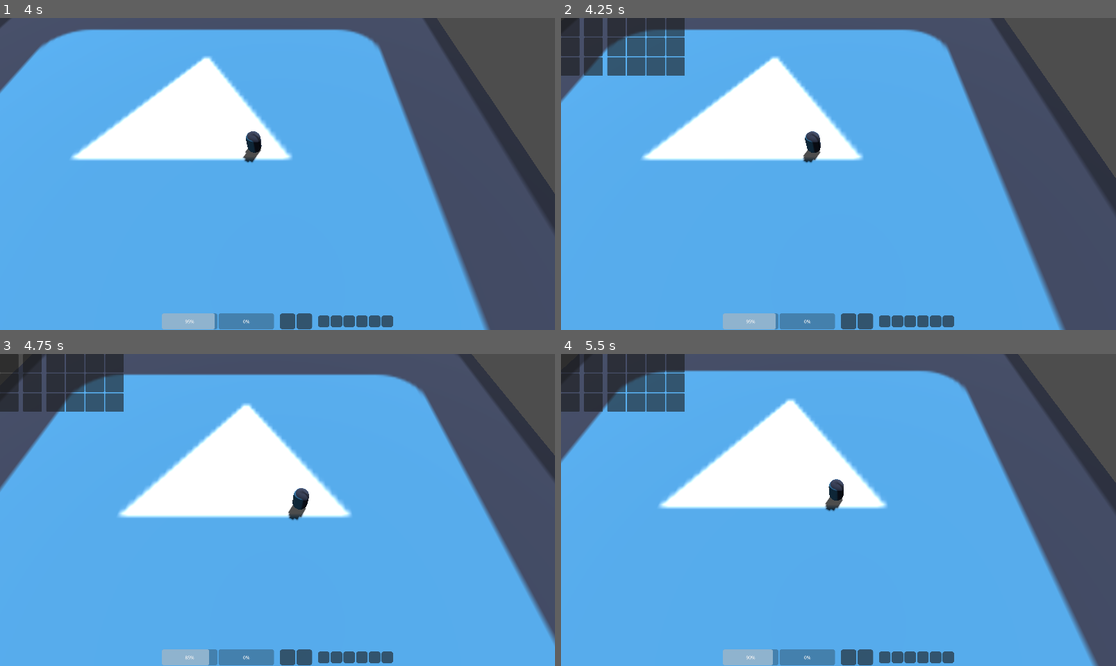
Above: before the commit, frames 1-4 (two rows, left to right).
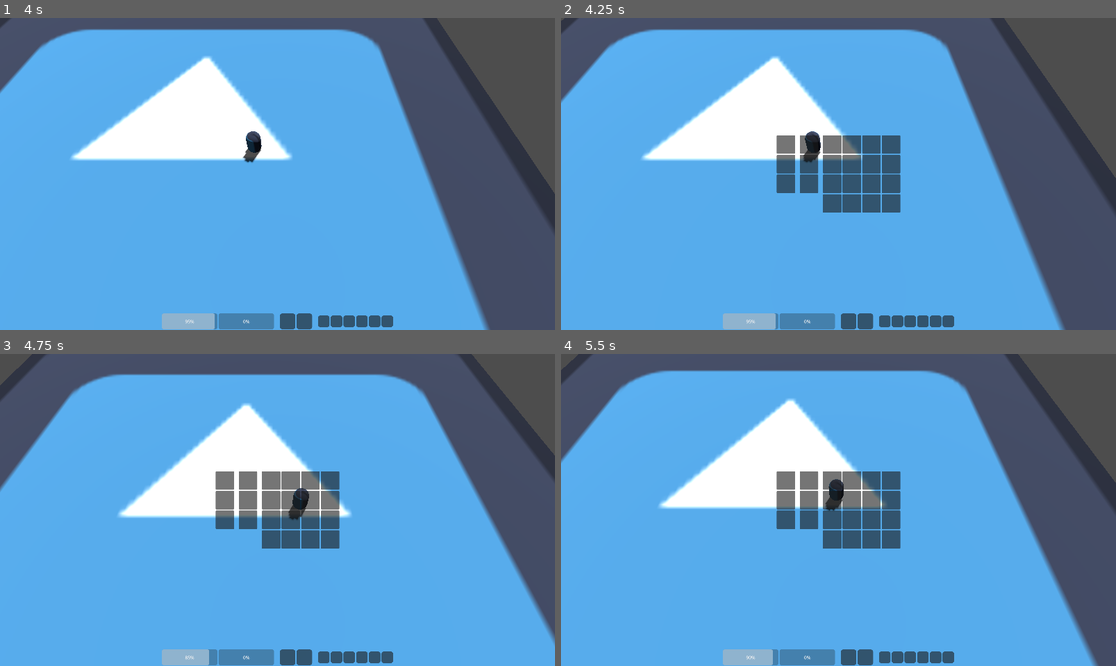
Above: after the commit, the same moments.

Repository: toledosq/godot_zombies
Game: Godot game, scene res://scenes/Main.tscn
Two runs of this game, one before a commit and one after it. Both use one fixed random seed, a clock stepped at 60 frames per second and the inputs below. The engine's default icon, where the game draws it, is replaced by a stand-in: a white triangle on a blue panel in a dark square.
Inputs (mouse positions are in pixels of both pictures, inside the frame that each line leads up to):
- Up to frame 1 (4 s): tap Enter at 0.5 s; move the mouse to (399, 158) at 0.52 s; hold D (move_right) 0.53-1.28 s; tap I (test_add_item) at 0.6, 3.6 s; move the mouse to (166, 189) at 1.27 s; hold S (move_back) 1.28-2.03 s; tap J (test_damage) at 1.35 s; move the mouse to (333, 105) at 2.02 s; hold D (move_right) 2.03-2.78 s; tap K (test_heal) at 2.1 s; move the mouse to (249, 236) at 2.77 s; hold W (move_forward) 2.78-3.53 s; tap O (test_remove_item) at 2.85 s; move the mouse to (444, 220) at 3.52 s; hold A (move_left) from 3.53 s (still down)
- Up to frame 2 (4.25 s): keep holding A (move_left); tap Tab (ui_inventory) at 4.15 s
- Up to frame 3 (4.75 s): keep holding A (move_left); move the mouse to (111, 463) at 4.27 s; tap J (test_damage) at 4.35 s
- Up to frame 4 (5.5 s): move the mouse to (866, 510) at 5.02 s; release A (move_left) at 5.03 s; hold S (move_back) from 5.03 s (still down); tap K (test_heal) at 5.1 s

Frame 1 is identical in both runs. In frame 2, 8.0% of the frame differs, in the area x 0-62%, y 0-63%; in frame 3, 7.8%; in frame 4, 8.0%.

Commit message:
Reorganize, change icon_file to Texture2D

Diff:
--- a/data/ItemLibrary.tres
+++ b/data/ItemLibrary.tres
@@ -1,6 +1,7 @@
-[gd_resource type="Resource" script_class="ItemLibrary" load_steps=11 format=3 uid="uid://djp8oxbmci8h2"]
+[gd_resource type="Resource" script_class="ItemLibrary" load_steps=12 format=3 uid="uid://djp8oxbmci8h2"]
 
 [ext_resource type="Script" uid="uid://rr53mngj40sg" path="res://items/ItemData.gd" id="1_t42ma"]
+[ext_resource type="Texture2D" uid="uid://bksny4u3uu7h7" path="res://icon.svg" id="2_hfia1"]
 [ext_resource type="Script" uid="uid://b20edmirglmiy" path="res://items/ItemLibrary.gd" id="2_wfdj4"]
 [ext_resource type="Script" uid="uid://bauxa12hln0na" path="res://items/ArmorData.gd" id="2_ydtnr"]
 [ext_resource type="Script" uid="uid://xm1j54ma2t7d" path="res://items/WeaponData.gd" id="3_hfia1"]
@@ -9,7 +10,7 @@
 script = ExtResource("2_ydtnr")
 armor_type = "light"
 id = "backpack_small"
-icon_file = "backpack_small.svg"
+icon_file = ExtResource("2_hfia1")
 scene_file = "backpack_small.tscn"
 display_name = "Small Backpack"
 description = "Has 5 slots"
@@ -39,7 +40,7 @@
 mag_size = 30
 reload_time = 4.0
 id = "wep_mp5"
-icon_file = "wep_mp5.svg"
+icon_file = ExtResource("2_hfia1")
 scene_file = "wep_mp5.tscn"
 display_name = "MP5"
 description = "A classic HK"
@@ -58,7 +59,7 @@
 [sub_resource type="Resource" id="Resource_ha0ya"]
 script = ExtResource("1_t42ma")
 id = "cons_bandage"
-icon_file = "bandage.svg"
+icon_file = ExtResource("2_hfia1")
 scene_file = "bandage.tscn"
 display_name = "Bandage"
 description = "Heals you a bit"
@@ -77,7 +78,7 @@
 armor_type = "light"
 resist_physical = 10.0
 id = "helmet_biker"
-icon_file = "helmet_biker.svg"
+icon_file = ExtResource("2_hfia1")
 scene_file = "helmet_biker.tscn"
 display_name = "Biker Helmet"
 description = "Protects the noggin"
@@ -95,7 +96,7 @@
 [sub_resource type="Resource" id="Resource_pyq2h"]
 script = ExtResource("1_t42ma")
 id = "ammo_pistol_small"
-icon_file = "ammo_pistol_small.svg"
+icon_file = ExtResource("2_hfia1")
 scene_file = "ammo_pistol_small.tscn"
 display_name = "Small Pistol Ammo"
 description = "9mm"
@@ -112,7 +113,7 @@
 [sub_resource type="Resource" id="Resource_k8ppy"]
 script = ExtResource("1_t42ma")
 id = "scrap_cloth"
-icon_file = "scrap_cloth.svg"
+icon_file = ExtResource("2_hfia1")
 scene_file = "scrap_cloth.tscn"
 display_name = "Cloth Scrap"
 description = "A small scrap of cloth"
--- /dev/null
+++ b/inventory/inventory_ui.gd
@@ -0,0 +1,41 @@
+extends Control
+
+signal inventory_opened
+signal inventory_closed
+
+@export var slot_count: int = 16
+@export var columns: int = 4
+
+@onready var grid_container: GridContainer = $CenterContainer/HBoxContainer/GridContainer
+
+
+func _ready() -> void:
+	visible = false
+	_populate_grid()
+
+func _input(event) -> void:
+	if event.is_action_pressed("ui_inventory"):
+		visible = not visible
+		_update_mouse_mode()
+
+func _update_mouse_mode() -> void:
+	if visible:
+		emit_signal("inventory_opened")
+		Input.set_mouse_mode(Input.MOUSE_MODE_VISIBLE)
+	else:
+		emit_signal("inventory_closed")
+		Input.set_mouse_mode(Input.MOUSE_MODE_CONFINED)
+
+func _populate_grid() -> void:
+	# Clear any existing slots
+	for child in grid_container.get_children():
+		child.queue_free()
+
+	for i in range(slot_count):
+		var panel = Panel.new()
+		panel.custom_minimum_size = Vector2(64, 64)
+		grid_container.add_child(panel)
+
+func _set_slot_count(new_count: int) -> void:
+	slot_count = new_count
+	_populate_grid()
--- a/items/ItemData.gd
+++ b/items/ItemData.gd
@@ -4,7 +4,7 @@
 
 # Base item attributes
 @export var id: String
-@export var icon_file: String
+@export var icon_file: Texture2D
 @export var scene_file: String
 @export var display_name: String
 @export var description: String
--- a/project.godot
+++ b/project.godot
@@ -17,7 +17,7 @@
 
 [autoload]
 
-ItemDatabase="*res://scripts/ItemDatabase.gd"
+ItemDatabase="*res://global/ItemDatabase.gd"
 
 [display]
 
--- a/scenes/Player.tscn
+++ b/scenes/Player.tscn
@@ -3,10 +3,10 @@
 [ext_resource type="Script" uid="uid://de2h45kccyxwu" path="res://scripts/player.gd" id="1"]
 [ext_resource type="Texture2D" uid="uid://bksny4u3uu7h7" path="res://icon.svg" id="2_v6fml"]
 [ext_resource type="Script" uid="uid://cxari8u5xjym2" path="res://scripts/HealthComponent.gd" id="3_70d11"]
-[ext_resource type="Script" uid="uid://bcyu5txi7tm5p" path="res://scripts/inventory_component.gd" id="4_cw2d6"]
+[ext_resource type="Script" uid="uid://bcyu5txi7tm5p" path="res://inventory/inventory_component.gd" id="4_cw2d6"]
 [ext_resource type="Script" uid="uid://3stm174dy74a" path="res://scripts/camera_rig.gd" id="4_qu4a1"]
 [ext_resource type="Script" uid="uid://qe65qxs11j4a" path="res://scripts/Hud.gd" id="6_70d11"]
-[ext_resource type="Script" uid="uid://1qd3r8siufmm" path="res://scenes/inventory_ui.gd" id="6_cw2d6"]
+[ext_resource type="Script" uid="uid://1qd3r8siufmm" path="res://inventory/inventory_ui.gd" id="6_cw2d6"]
 
 [sub_resource type="CapsuleShape3D" id="CapsuleShape3D_5q5h1"]
 height = 1.8
@@ -76,9 +76,18 @@
 script = ExtResource("6_cw2d6")
 
 [node name="CenterContainer" type="CenterContainer" parent="InventoryUI"]
-layout_mode = 0
-offset_right = 40.0
-offset_bottom = 40.0
+layout_mode = 1
+anchors_preset = 8
+anchor_left = 0.5
+anchor_top = 0.5
+anchor_right = 0.5
+anchor_bottom = 0.5
+offset_left = -214.0
+offset_top = -100.0
+offset_right = 214.0
+offset_bottom = 100.0
+grow_horizontal = 2
+grow_vertical = 2
 
 [node name="HBoxContainer" type="HBoxContainer" parent="InventoryUI/CenterContainer"]
 layout_mode = 2
--- a/scenes/inventory_ui.gd
+++ /dev/null
@@ -1,20 +0,0 @@
-extends Control
-
-signal inventory_opened
-signal inventory_closed
-
-func _ready():
-	visible = false
-
-func _input(event):
-	if event.is_action_pressed("ui_inventory"):
-		visible = not visible
-		_update_mouse_mode()
-
-func _update_mouse_mode():
-	if visible:
-		emit_signal("inventory_opened")
-		Input.set_mouse_mode(Input.MOUSE_MODE_VISIBLE)
-	else:
-		emit_signal("inventory_closed")
-		Input.set_mouse_mode(Input.MOUSE_MODE_CONFINED)
Renamed: scripts/ItemDatabase.gd -> global/ItemDatabase.gd
Renamed: scripts/ItemDatabase.gd.uid -> global/ItemDatabase.gd.uid
Renamed: scripts/inventory_component.gd -> inventory/inventory_component.gd
Renamed: scripts/inventory_component.gd.uid -> inventory/inventory_component.gd.uid
Renamed: scenes/inventory_ui.gd.uid -> inventory/inventory_ui.gd.uid
